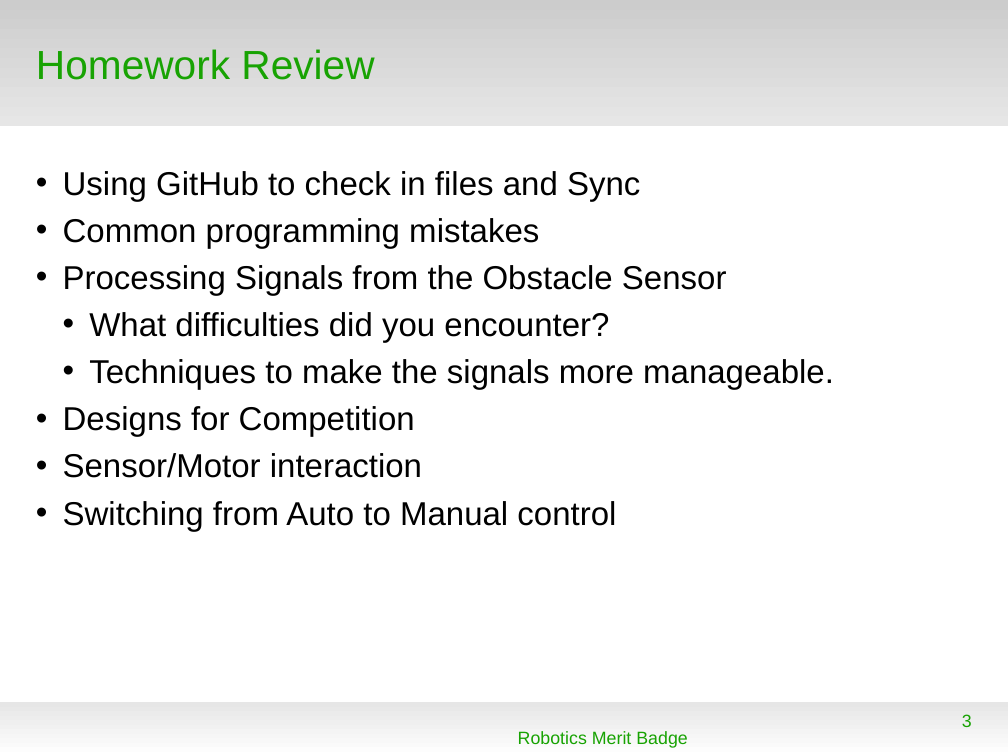
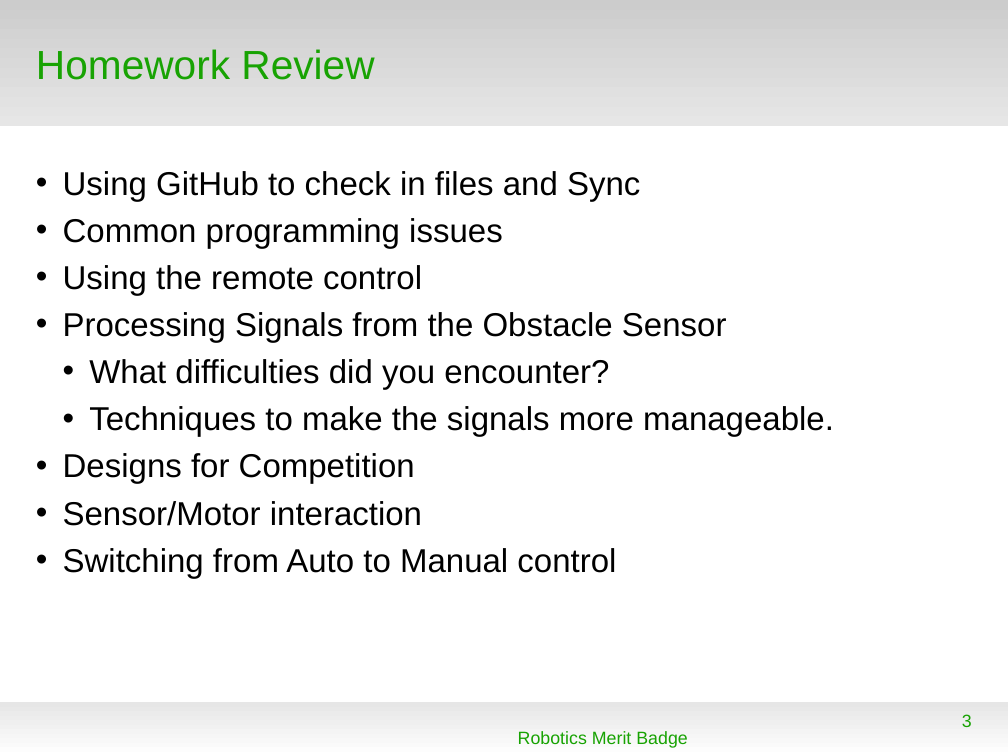
Before and after one commit to spiderman-2099/RoboticsMB, a slide deck: slide 3 of doc/RMB_Session3.odp. Drawn at 1008x756 pixels with LibreOffice and Linux fonts; fonts in the diff are those of the drawing; background and template pictures are left out. Boxes give left, top, right and bottom in pixels: in the first picture for what was removed or moved away, otherwise in the second. Text is boxed around its words. In the diff, an @@ line names an element or a change of style, - is before the commit and + after.

```diff
--- a/doc/RMB_Session3.odp
+++ b/doc/RMB_Session3.odp
@@ text at box(63, 218, 503, 295): text changed @@
-• Common programming mistakes
+• Common programming issues
+• Using the remote control
```
Also in this commit, not shown: 3 other slides changed, 10 slides added, 2 other files.
